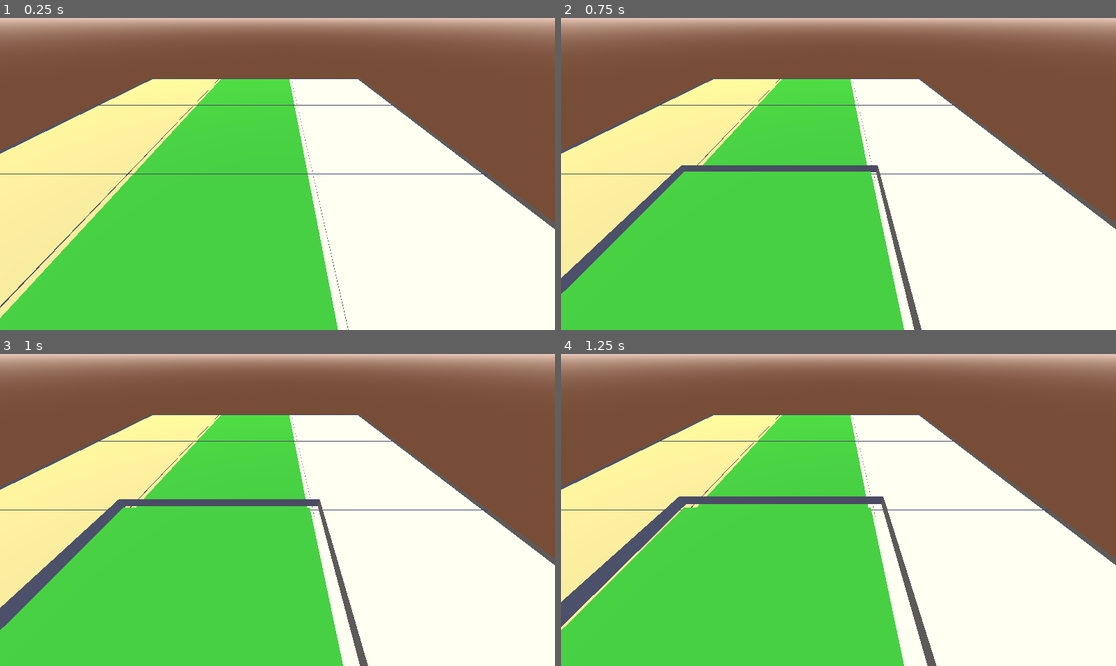
Above: before the commit, frames 1-4 (two rows, left to right).
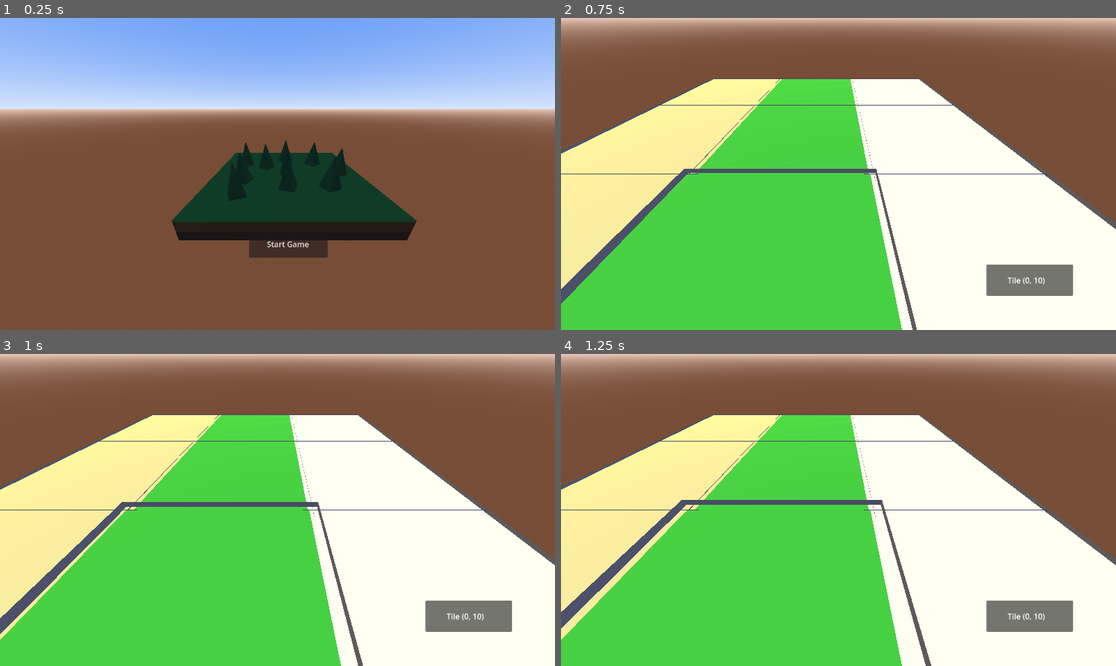
Above: after the commit, the same moments.

Repository: InfiniteTeaWaves/tile-explorer-3d-game
Game: Godot game, scene res://startScreen.tscn
The game is run twice, just before and just after one commit, with the same random seed, the same clock (stepped at 60 frames per second) and the same inputs. Before the commit the project starts from res://root_3d.tscn.
Inputs (mouse positions are in pixels of both pictures, inside the frame that each line leads up to):
- Up to frame 1 (0.25 s): no input
- Up to frame 2 (0.75 s): click (849, 245) at 0.5 s, where only the run after the commit has a clickable "Start Game"
- Up to frame 3 (1 s): no input
- Up to frame 4 (1.25 s): no input

The runs differ from the first frame. In frame 1, 96% of the frame differs, in the area x 0-100%, y 0-100%; in frame 2, 3.8%; in frame 3, 3.7%; in frame 4, 3.9%.

Commit message:
new test start screen hover and click panels double click bug removed

Diff:
--- /dev/null
+++ b/GameSettings.gd
@@ -0,0 +1,3 @@
+extends Node
+
+var gameMode = 1
--- /dev/null
+++ b/Player.gd
@@ -0,0 +1,16 @@
+extends Node3D
+
+
+# Called when the node enters the scene tree for the first time.
+func _ready():
+	pass # Replace with function body.
+
+
+# Called every frame. 'delta' is the elapsed time since the previous frame.
+func _process(delta):
+	var input = {
+		"up": Input.is_action_pressed("move_up"),
+		"down": Input.is_action_pressed("move_down"),
+		"left": Input.is_action_pressed("move_left"),
+		"right": Input.is_action_pressed("move_right"),
+	}
--- a/TileScripts/BasicTile.gd
+++ b/TileScripts/BasicTile.gd
@@ -1,7 +1,10 @@
-extends Node3D
+#extends Node3D
+class_name BasicTileClass extends Node3D
 
 signal on_click(BasicTile)
 signal on_double_click(BasicTile)
+signal on_hover_entry(BasicTile)
+signal on_hover_exit(BasicTile)
 
 var entered_state = false
 var clicked_state = false
@@ -32,14 +35,17 @@
 		AnimationOutline.stop()
 
 func _input(event):
+	#careful, input triggered for ALL, i need to check weith entereed state
+	#state from which arena it comes
 	var input = {
 		"mouse_left": Input.is_action_pressed("mouseclick_left"),
 	}
-	if input["mouse_left"] and entered_state:
-		_click_on_tile()
-	if event is InputEventMouseButton:
-		if event.is_double_click() and event.get_button_index() == 1: #left
-			emit_signal("on_double_click", self)
+	if entered_state: #this way, the specific tile is selected since input triggeres for all
+		if input["mouse_left"]:
+			_click_on_tile()
+		if event is InputEventMouseButton:
+			if event.is_double_click() and event.get_button_index() == 1: #left
+				emit_signal("on_double_click", self)
 
 func _click_on_tile():
 	emit_signal("on_click", self)
@@ -49,16 +55,20 @@
 func _on_hover_area_basic_tile_mouse_entered():
 	if !clicked_state:
 		self.position.y = base_position_y_up
+	MeshOutline.show()
+	emit_signal("on_hover_entry",self)
 	#print("Entered")
 	entered_state = true
-	MeshOutline.show()
+
 
 func _on_hover_area_basic_tile_mouse_exited():
 	if !clicked_state:
 		self.position.y = base_position_y
+	MeshOutline.hide()
+	emit_signal("on_hover_exit",self)
 	#print("Exit")
 	entered_state = false
-	MeshOutline.hide()
+
 
 func reset_position_y():
 	self.position.y = base_position_y
--- a/TileScripts/GroundTile.gd
+++ b/TileScripts/GroundTile.gd
@@ -1,3 +1,4 @@
+#extends BasicTileClass
 extends Node3D
 
 var color: Color
--- a/WorldScripts/World3D.gd
+++ b/WorldScripts/World3D.gd
@@ -4,6 +4,8 @@
 var last_tile
 var tile_base_position_y = 0
 var tile_offset_y = 0.5
+
+@onready var cameraBase = $CameraBase
 
 func _ready():
 #	for item in Tiles.get_children():
@@ -19,19 +21,18 @@
 	create_basic_tile(-10,0, Color(0.95, 0.85, 0.65))
 	create_basic_tile(-10,-10, Color(0.95, 0.85, 0.65))
 
-	#nur über den Array loopen und aus dem Array die infos
-	#in tile map properties ziehen
-
 func _process(delta):
 	pass
 
-func _on_basic_tile_on_click(BasicTile):
-	print("Generated Tile")
-#	for item in Tiles.get_children():
-#		item.hide()
-#		pass
-##	Tiles.hide()
-#	Tile.show()
+func _input(event):
+	# close TileText
+	var input = {"esc": Input.is_action_pressed("Exit")}
+	if input["esc"]:
+		var panel = $TileText/TileTextPanel
+		if panel.visible:
+			panel.hide()
+		else:
+			pass #Exit Game
 
 func create_basic_tile(x,z, color):
 	var basic_tile_scene = load("res://basicTile.tscn")
@@ -42,22 +43,51 @@
 	basic_tile.position = Vector3(x, 0, z)  # Set the position
 	basic_tile.connect("on_click", _on_BasicTile_clicked)
 	basic_tile.connect("on_double_click", _on_BasicTile_double_clicked)
+	basic_tile.connect("on_hover_entry", _on_BasicTile_hover_entry)
+	basic_tile.connect("on_hover_exit", _on_BasicTile_hover_exit)
 
 func _on_BasicTile_clicked(clicked_tile):
 	_reset_tile_position_y(clicked_tile)
+	#clicked_tile.AnimationOutline.play("HoverFade")
+	var panel = $TileText/TileTextPanel
+	var label = $TileText/TileTextPanel/TileTextLabel
+	label.text = str(clicked_tile)
+	panel.show()
+
 
 func _on_BasicTile_double_clicked(clicked_tile):
+	cameraBase.position.x = clicked_tile.position.x
+	cameraBase.position.z = clicked_tile.position.z
 	#all tiles get triggered somehow when this event is provided
 #	print("Tile clicked in World.gd:", clicked_tile)
-#	print("double click")
+	print("double click")
 	pass
+
+func _on_BasicTile_hover_entry(hovered_tile):
+	#auslagern
+	var panel = $TileInfo/TileInfoPanel
+	var label = $TileInfo/TileInfoPanel/TileInfoLabel
+	label.text = "Tile (" + str(hovered_tile.position.x) + ", " + str(hovered_tile.position.z) + ")"
+	#panel.rect_global_position = hovered_tile.position  # Adjust the offset as needed
+	panel.show()
+
+func _on_BasicTile_hover_exit(hovered_tile):
+	#auslagern
+	var panel = $TileInfo/TileInfoPanel
+	panel.hide()
 
 func _reset_tile_position_y(clicked_tile):
 	print("Tile clicked in World.gd:", clicked_tile)
 	if last_tile != clicked_tile:
 		if last_tile:
 			last_tile.reset_position_y()
+			last_tile.AnimationOutline.stop()
 	last_tile = clicked_tile
 
 func _open_dialog_for_action():
 	print("double click")
+
+
+func _on_button_close_tiletext_pressed():
+	var panel = $TileText/TileTextPanel
+	panel.hide()
--- a/basicTile.tscn
+++ b/basicTile.tscn
@@ -43,6 +43,9 @@
 "HoverFade": SubResource("Animation_l0hru")
 }
 
+[sub_resource type="PlaneMesh" id="PlaneMesh_vt8yx"]
+size = Vector2(10.5, 10.5)
+
 [sub_resource type="BoxShape3D" id="BoxShape3D_jgixa"]
 size = Vector3(10, 1.5, 10)
 
@@ -67,13 +70,18 @@
 "": SubResource("AnimationLibrary_xeq6y")
 }
 
+[node name="MeshClickedEffectTest" type="MeshInstance3D" parent="MeshTile"]
+transform = Transform3D(1, 0, 0, 0, 1, 0, 0, 0, 1, 0, 0.3, 0)
+visible = false
+mesh = SubResource("PlaneMesh_vt8yx")
+skeleton = NodePath("../MeshOutline")
+
 [node name="HoverAreaBasicTile" type="Area3D" parent="."]
 
 [node name="CollisionShape3D" type="CollisionShape3D" parent="HoverAreaBasicTile"]
 shape = SubResource("BoxShape3D_jgixa")
 
 [node name="PlaceholderTest" type="MeshInstance3D" parent="."]
-transform = Transform3D(1, 0, 0, 0, 1, 0, 0, 0, 1, 0, 0, 0)
 visible = false
 mesh = SubResource("BoxMesh_hxgo8")
 
--- a/groundTile.tscn
+++ b/groundTile.tscn
@@ -21,7 +21,6 @@
 albedo_color = Color(0.290196, 0.156863, 0.0666667, 1)
 
 [node name="GroundTile" type="Node3D"]
-transform = Transform3D(1, 0, 0, 0, 1, 0, 0, 0, 1, 0, 0, 0)
 script = ExtResource("1_c3y7y")
 
 [node name="TopLayer" type="MeshInstance3D" parent="."]
--- a/project.godot
+++ b/project.godot
@@ -11,34 +11,42 @@
 [application]
 
 config/name="Tile-Explorer-3D-Game-Jam"
-run/main_scene="res://root_3d.tscn"
+run/main_scene="res://startScreen.tscn"
 config/features=PackedStringArray("4.0", "GL Compatibility")
 config/icon="res://icon.svg"
+
+[autoload]
+
+GameSettings="*res://GameSettings.gd"
+
+[display]
+
+window/size/resizable=false
 
 [input]
 
 move_up={
 "deadzone": 0.5,
-"events": [Object(InputEventKey,"resource_local_to_scene":false,"resource_name":"","device":0,"window_id":0,"alt_pressed":false,"shift_pressed":false,"ctrl_pressed":false,"meta_pressed":false,"pressed":false,"keycode":0,"physical_keycode":87,"key_label":0,"unicode":0,"echo":false,"script":null)
-, Object(InputEventKey,"resource_local_to_scene":false,"resource_name":"","device":-1,"window_id":0,"alt_pressed":false,"shift_pressed":false,"ctrl_pressed":false,"meta_pressed":false,"pressed":false,"keycode":0,"physical_keycode":4194320,"key_label":0,"unicode":0,"echo":false,"script":null)
+"events": [Object(InputEventKey,"resource_local_to_scene":false,"resource_name":"","device":-1,"window_id":0,"alt_pressed":false,"shift_pressed":false,"ctrl_pressed":false,"meta_pressed":false,"pressed":false,"keycode":0,"physical_keycode":4194320,"key_label":0,"unicode":0,"echo":false,"script":null)
+, Object(InputEventKey,"resource_local_to_scene":false,"resource_name":"","device":-1,"window_id":0,"alt_pressed":false,"shift_pressed":false,"ctrl_pressed":false,"meta_pressed":false,"pressed":false,"keycode":0,"physical_keycode":87,"key_label":0,"unicode":119,"echo":false,"script":null)
 ]
 }
 move_down={
 "deadzone": 0.5,
-"events": [Object(InputEventKey,"resource_local_to_scene":fa …(140 unchanged characters)… d":false,"keycode":0,"physical_keycode":83,"key_label":0,"unicode":115,"echo":false,"script":null)
-, Object(InputEventKey,"resource_local_to_scene":false,"resource_name":"","device":-1,"window_id":0,"alt_pressed":false,"shift_pressed":false,"ctrl_pressed":false,"meta_pressed":false,"pressed":false,"keycode":0,"physical_keycode":4194322,"key_label":0,"unicode":0,"echo":false,"script":null)
+"events": [Object(InputEventKey,"resource_local_to_scene":fa …(140 unchanged characters)… d":false,"keycode":0,"physical_keycode":4194322,"key_label":0,"unicode":0,"echo":false,"script":null)
+, Object(InputEventKey,"resource_local_to_scene":false,"resource_name":"","device":-1,"window_id":0,"alt_pressed":false,"shift_pressed":false,"ctrl_pressed":false,"meta_pressed":false,"pressed":false,"keycode":0,"physical_keycode":83,"key_label":0,"unicode":115,"echo":false,"script":null)
 ]
 }
 move_left={
 "deadzone": 0.5,
-"events": [Object(InputEventKey,"resource_local_to_scene":fa …(140 unchanged characters)… d":false,"keycode":0,"physical_keycode":65,"key_label":0,"unicode":97,"echo":false,"script":null)
-, Object(InputEventKey,"resource_local_to_scene":false,"resource_name":"","device":-1,"window_id":0,"alt_pressed":false,"shift_pressed":false,"ctrl_pressed":false,"meta_pressed":false,"pressed":false,"keycode":0,"physical_keycode":4194319,"key_label":0,"unicode":0,"echo":false,"script":null)
+"events": [Object(InputEventKey,"resource_local_to_scene":fa …(140 unchanged characters)… d":false,"keycode":0,"physical_keycode":4194319,"key_label":0,"unicode":0,"echo":false,"script":null)
+, Object(InputEventKey,"resource_local_to_scene":false,"resource_name":"","device":-1,"window_id":0,"alt_pressed":false,"shift_pressed":false,"ctrl_pressed":false,"meta_pressed":false,"pressed":false,"keycode":0,"physical_keycode":65,"key_label":0,"unicode":97,"echo":false,"script":null)
 ]
 }
 move_right={
 "deadzone": 0.5,
-"events": [Object(InputEventKey,"resource_local_to_scene":fa …(140 unchanged characters)… d":false,"keycode":0,"physical_keycode":68,"key_label":0,"unicode":100,"echo":false,"script":null)
-, Object(InputEventKey,"resource_local_to_scene":false,"resource_name":"","device":-1,"window_id":0,"alt_pressed":false,"shift_pressed":false,"ctrl_pressed":false,"meta_pressed":false,"pressed":false,"keycode":0,"physical_keycode":4194321,"key_label":0,"unicode":0,"echo":false,"script":null)
+"events": [Object(InputEventKey,"resource_local_to_scene":fa …(140 unchanged characters)… d":false,"keycode":0,"physical_keycode":4194321,"key_label":0,"unicode":0,"echo":false,"script":null)
+, Object(InputEventKey,"resource_local_to_scene":false,"resource_name":"","device":-1,"window_id":0,"alt_pressed":false,"shift_pressed":false,"ctrl_pressed":false,"meta_pressed":false,"pressed":false,"keycode":0,"physical_keycode":68,"key_label":0,"unicode":100,"echo":false,"script":null)
 ]
 }
 mousescroll_up={
@@ -66,6 +74,11 @@
 "events": [Object(InputEventMouseButton,"resource_local_to_scene":false,"resource_name":"","device":-1,"window_id":0,"a …(236 unchanged characters)…
 ]
 }
+Exit={
+"deadzone": 0.5,
+"events": [Object(InputEventKey,"resource_local_to_scene":false,"resource_name":"","device":-1,"window_id":0,"alt_pressed":false,"shift_pressed":false,"ctrl_pressed":false,"meta_pressed":false,"pressed":false,"keycode":0,"physical_keycode":4194305,"key_label":0,"unicode":0,"echo":false,"script":null)
+]
+}
 
 [rendering]
 
--- a/root_3d.tscn
+++ b/root_3d.tscn
@@ -12,6 +12,7 @@
 [ext_resource type="PackedScene" uid="uid://1a4nn1iyeo7" path="res://customResourcesTest/splineDesert2.glb" id="8_xm3dm"]
 [ext_resource type="PackedScene" uid="uid://d16ov1t45w12v" path="res://customResourcesTest/splineDesert1.glb" id="9_t0cnv"]
 [ext_resource type="PackedScene" uid="uid://jnsrjs3gf0l8" path="res://customResourcesTest/flag.glb" id="10_uknn2"]
+[ext_resource type="Script" path="res://Player.gd" id="13_qhq4k"]
 
 [sub_resource type="ProceduralSkyMaterial" id="ProceduralSkyMaterial_w46fu"]
 sky_top_color = Color(0.372549, 0.592157, 0.960784, 1)
@@ -133,4 +134,67 @@
 transform = Transform3D(2, 0, 0, 0, 2, 0, 0, 0, 2, -0.413712, -2.91243, -2.7203)
 size = Vector3(2.15237, 0.199317, 3.11511)
 
+[node name="Player" type="Node3D" parent="World3D"]
+script = ExtResource("13_qhq4k")
+
+[node name="TileInfo" type="Node" parent="World3D"]
+
+[node name="TileInfoPanel" type="Panel" parent="World3D/TileInfo"]
+visible = false
+offset_left = 883.0
+offset_top = 512.0
+offset_right = 1063.0
+offset_bottom = 577.0
+
+[node name="TileInfoLabel" type="Label" parent="World3D/TileInfo/TileInfoPanel"]
+layout_mode = 0
+offset_left = 44.0
+offset_top = 21.0
+offset_right = 136.0
+offset_bottom = 47.0
+text = "Info of Tile"
+
+[node name="TileText" type="Node" parent="World3D"]
+
+[node name="TileTextPanel" type="Panel" parent="World3D/TileText"]
+visible = false
+offset_left = 838.0
+offset_top = 129.0
+offset_right = 1098.0
+offset_bottom = 493.0
+
+[node name="TileTextLabel" type="Label" parent="World3D/TileText/TileTextPanel"]
+layout_mode = 0
+offset_left = 66.0
+offset_top = 21.0
+offset_right = 187.0
+offset_bottom = 47.0
+text = "Tile Description"
+
+[node name="Button" type="Button" parent="World3D/TileText/TileTextPanel"]
+layout_mode = 0
+offset_left = 235.0
+offset_top = 6.0
+offset_right = 253.0
+offset_bottom = 37.0
+text = "X"
+
+[node name="HudTop" type="Node" parent="."]
+
+[node name="Panel" type="Panel" parent="HudTop"]
+visible = false
+offset_left = 61.0
+offset_top = 14.0
+offset_right = 1098.0
+offset_bottom = 39.0
+
+[node name="Label" type="Label" parent="HudTop/Panel"]
+layout_mode = 0
+offset_left = 463.0
+offset_top = 1.0
+offset_right = 531.0
+offset_bottom = 27.0
+text = "Tiles"
+
 [connection signal="on_click" from="World3D/GameMap/basicTile" to="World3D" method="_on_basic_tile_on_click"]
+[connection signal="pressed" from="World3D/TileText/TileTextPanel/Button" to="World3D" method="_on_button_close_tiletext_pressed"]
--- /dev/null
+++ b/startScreen.gd
@@ -0,0 +1,10 @@
+extends Node3D
+
+func _ready():
+	pass
+
+func _process(delta):
+	pass
+
+func _on_button_pressed():
+	get_tree().change_scene_to_file("res://root_3d.tscn")
--- /dev/null
+++ b/startScreen.tscn
@@ -0,0 +1,56 @@
+[gd_scene load_steps=6 format=3 uid="uid://dcsl2qw4axkri"]
+
+[ext_resource type="PackedScene" uid="uid://cm6jutyxu6y3k" path="res://customResourcesTest/splineForest1.glb" id="1_fwskp"]
+[ext_resource type="Script" path="res://startScreen.gd" id="1_obecx"]
+
+[sub_resource type="ProceduralSkyMaterial" id="ProceduralSkyMaterial_jouou"]
+sky_top_color = Color(0.372549, 0.592157, 0.960784, 1)
+sky_horizon_color = Color(0.843137, 0.898039, 0.992157, 1)
+ground_bottom_color = Color(0.466667, 0.301961, 0.219608, 1)
+ground_horizon_color = Color(0.913725, 0.788235, 0.72549, 1)
+
+[sub_resource type="Sky" id="Sky_081ih"]
+sky_material = SubResource("ProceduralSkyMaterial_jouou")
+
+[sub_resource type="Environment" id="Environment_iwgs2"]
+background_mode = 2
+background_color = Color(0.52549, 0.658824, 1, 1)
+sky = SubResource("Sky_081ih")
+ambient_light_color = Color(0.901961, 0.894118, 0.466667, 1)
+ambient_light_energy = 2.0
+
+[node name="StartScreen" type="Node3D"]
+script = ExtResource("1_obecx")
+
+[node name="WorldEnvironment" type="WorldEnvironment" parent="."]
+environment = SubResource("Environment_iwgs2")
+
+[node name="Camera3D" type="Camera3D" parent="."]
+transform = Transform3D(1, 0, 0, 0, 0.913545, 0.406737, 0, -0.406737, 0.913545, 0, 0.5, 1)
+fov = 93.957
+
+[node name="CanvasLayer" type="CanvasLayer" parent="Camera3D"]
+
+[node name="Control" type="Control" parent="Camera3D/CanvasLayer"]
+layout_mode = 3
+anchors_preset = 0
+offset_left = 411.0
+offset_top = 277.0
+offset_right = 793.0
+offset_bottom = 573.0
+
+[node name="Button" type="Button" parent="Camera3D/CanvasLayer/Control"]
+layout_mode = 0
+offset_left = 106.0
+offset_top = 165.0
+offset_right = 269.0
+offset_bottom = 221.0
+text = "Start Game
+"
+
+[node name="Sprite3D" type="Sprite3D" parent="Camera3D/CanvasLayer"]
+
+[node name="splineForest1" parent="." instance=ExtResource("1_fwskp")]
+transform = Transform3D(1, 0, 0, 0, 1, 0, 0, 0, 1, 0.0681456, 0, 0.0356493)
+
+[connection signal="pressed" from="Camera3D/CanvasLayer/Control/Button" to="." method="_on_button_pressed"]
Not shown: 1 places in basicTile.tscn that only renumber resources
Not shown: 2 places in root_3d.tscn that only renumber resources
